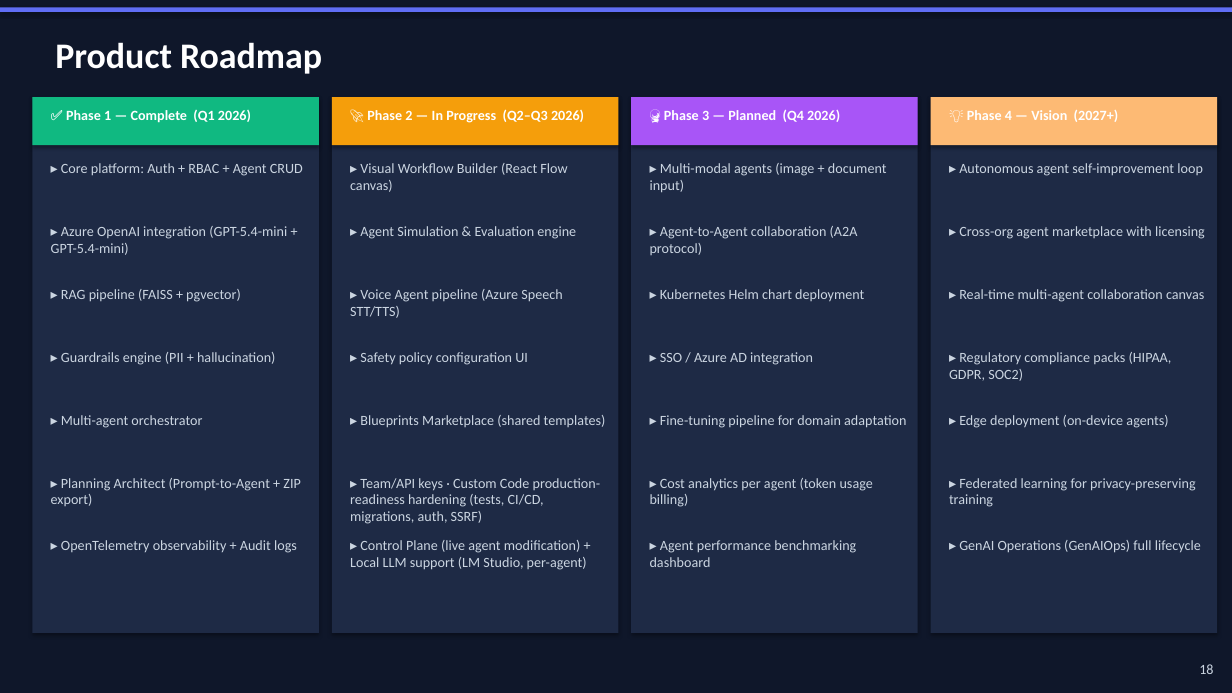
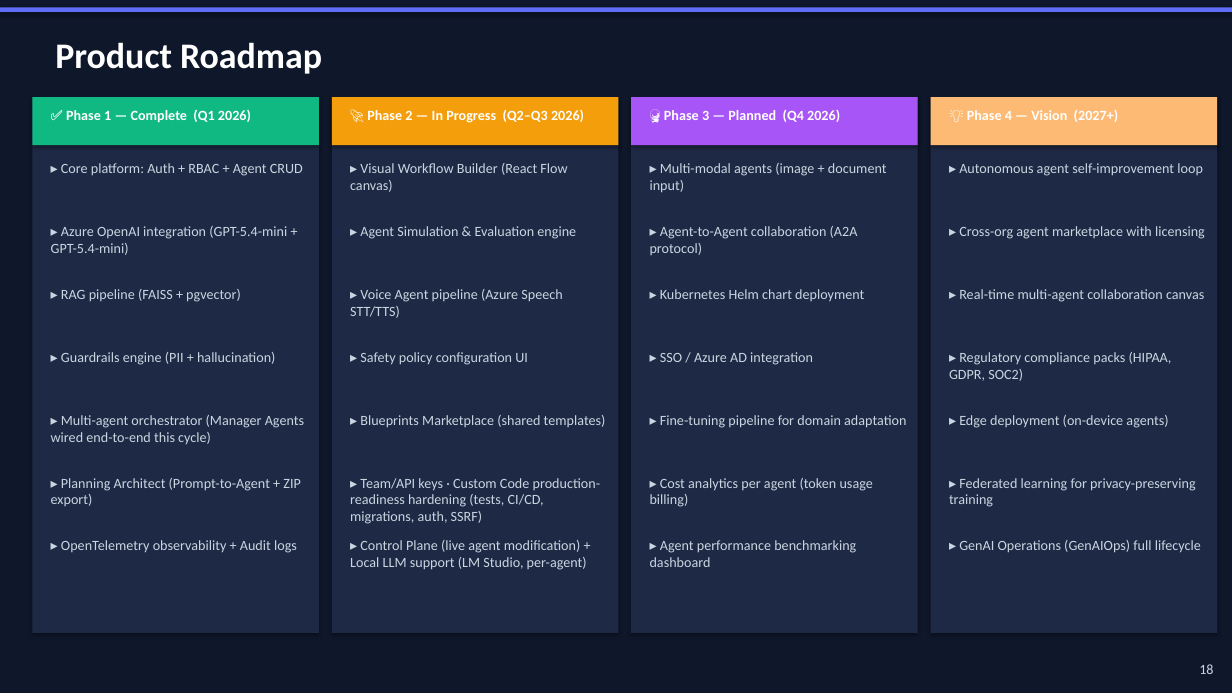
Before and after one commit to nsureshmanikandan/AgentForge, a slide deck: slide 18 of docs/AgentForge-PresentationV9.pptx. Drawn at 1232x693 pixels with LibreOffice and Linux fonts; fonts in the diff are those of the drawing. Boxes give left, top, right and bottom in pixels: in the first picture for what was removed or moved away, otherwise in the second. Text is boxed around its words. In the diff, an @@ line names an element or a change of style, - is before the commit and + after.

```diff
--- a/docs/AgentForge-PresentationV9.pptx
+++ b/docs/AgentForge-PresentationV9.pptx
@@ text at (51, 415, 304, 444): text changed @@
-▸ Multi-agent orchestrator
+▸ Multi-agent orchestrator (Manager Agents wired end-to-end this cycle)
```
Also in this commit, not shown: 10 other slides changed, 3 slides added, 1 other file.
